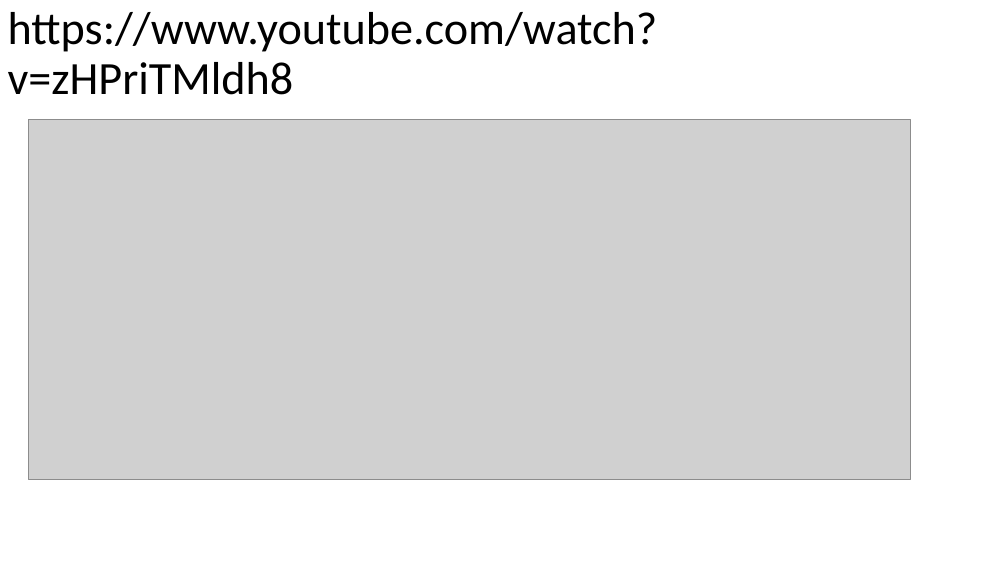
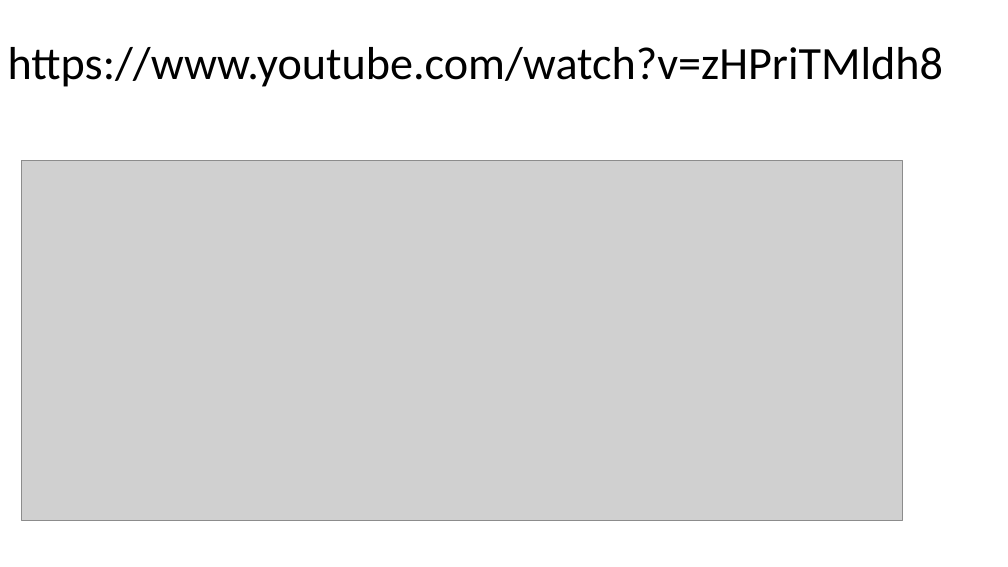
Before and after one commit to DangVanDoan05/WordPress, a slide deck: slide 3 of Chức năng Hủy đơn Hàng trong WooCommerce.pptx. Drawn at 1008x567 pixels with LibreOffice and Linux fonts; fonts in the diff are those of the drawing; grey boxes stand for pictures. Boxes give left, top, right and bottom in pixels: in the first picture for what was removed or moved away, otherwise in the second. Text is boxed around its words. In the diff, an @@ line names an element or a change of style, - is before the commit and + after.

```diff
--- a/Chức năng Hủy đơn Hàng trong WooCommerce.pptx
+++ b/Chức năng Hủy đơn Hàng trong WooCommerce.pptx
@@ title "https://www.youtube.com/watch?v=zHPriTMldh8" rewrapped from [8, 12, 658, 95] to [8, 47, 944, 87] @@
@@ picture: place and size @@
-picture at [29, 119, 910, 479]
+picture at [21, 160, 903, 520]
```
Also in this commit, not shown: 1 other slide changed, 1 slide added, 1 slide removed.
